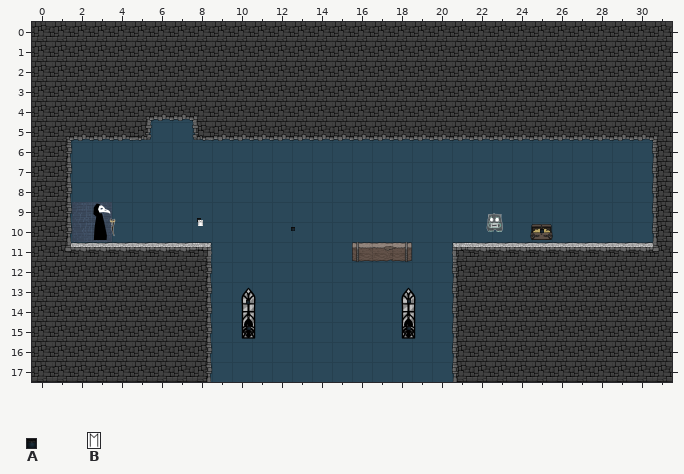
An edit to a level. Tiled map (JSON), Physics/Physics/assets/level7.tmj. The first picture shows the starting point.
Cells are 300x300 px. Shown: x 0..31, y 0..17.
Key: from "BackgroundStickers": A 4 "light"; from "GameObjects": B 13 "rune".
Objects are placed by their top-left corner, in cells (3,4 is the top-left corner of cell 3,4); size is 1x1 cell unless given.
Layers that did not change in this view are not listed.
Objects on layer "Action Entities" before:
A "light" at 8.3,9.8 size 0.2x0.2
B "rune" at 8.3,9.9 size 0.2x0.3
A "light" at 12.9,10.2 size 0.2x0.2
A "light" at 25.4,10.4 size 0.2x0.2
A "light" at 18.8,13.9 size 0.2x0.2
A "light" at 10.7,13.9 size 0.2x0.2
A "light" at 18.8,15.2 size 0.2x0.2
A "light" at 10.8,15.2 size 0.2x0.2
After:
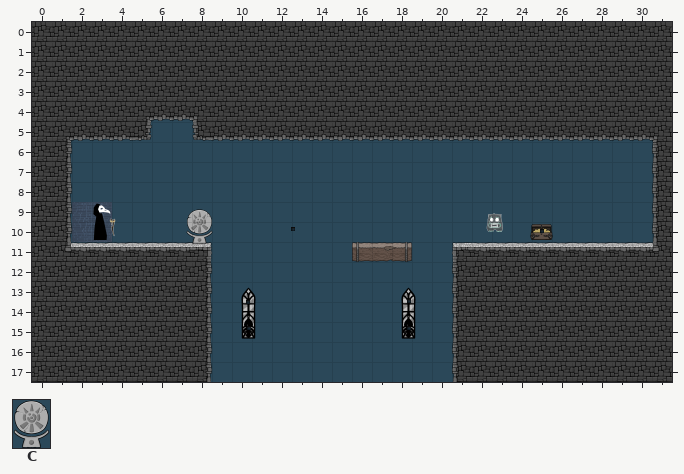
Further tiles: from "GameObjects": C 15 "runeBase".
What changed:
Layer "Action Entities":
A new object: C "rune" at 7.7,9.4 size 1.3x1.7.
Object B "rune" at 8.3,9.9 size 0.2x0.3 is removed.
Boxes around the changes in both pictures, in picture pixels (x1, y1, x2, y2):
changed: (187, 210, 213, 244)
